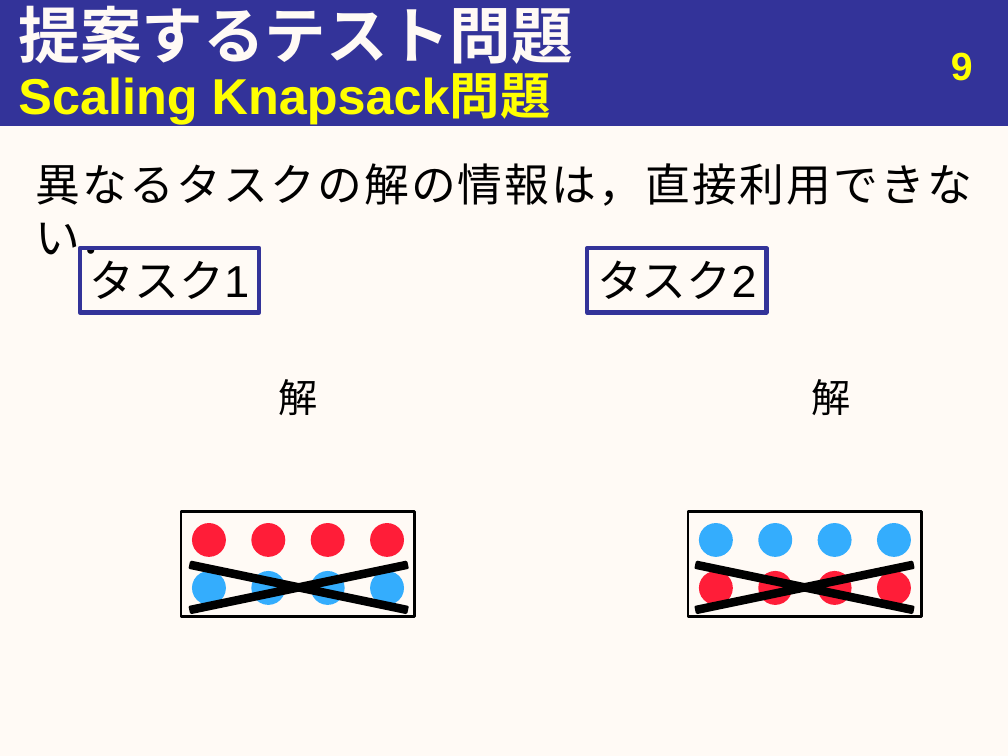
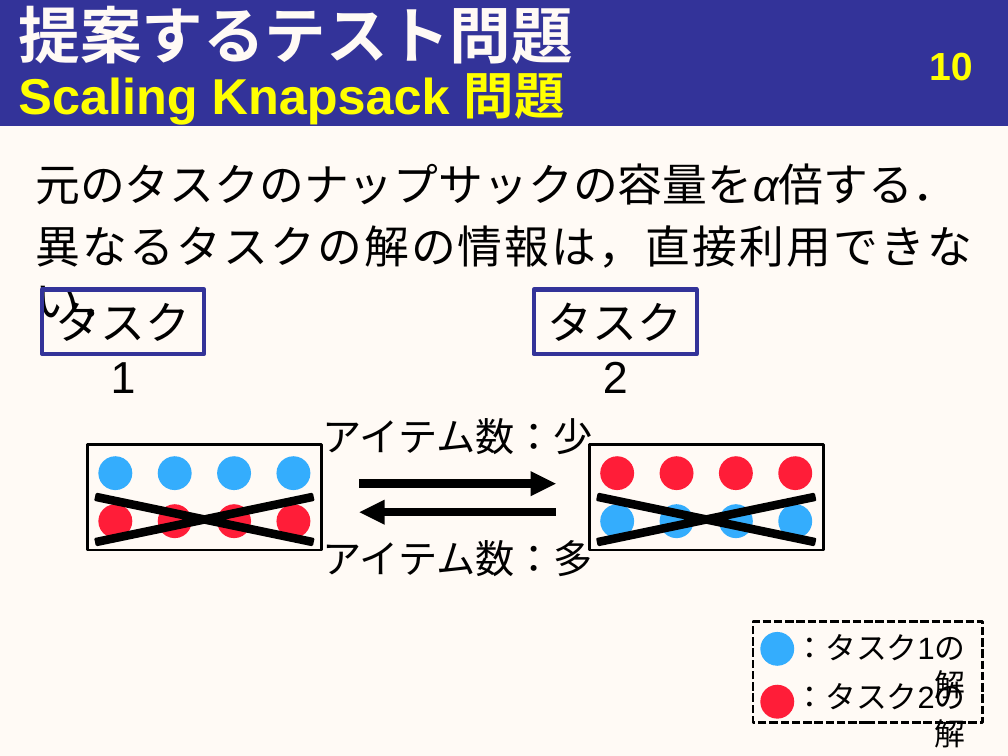
Before and after one commit to youle921/Slide-maintain, a slide deck: slide 11 of abstract/Slides/bachelor_thesis.pptx (slide 10 before the commit). Drawn at 1008x756 pixels with LibreOffice and Linux fonts; fonts in the diff are those of the drawing. Boxes give left, top, right and bottom in pixels: in the first picture for what was removed or moved away, otherwise in the second. Text is boxed around its words. In the diff, an @@ line names an element or a change of style, - is before the commit and + after.

```diff
--- a/abstract/Slides/bachelor_thesis.pptx
+++ b/abstract/Slides/bachelor_thesis.pptx
@@ page number at box(929, 52, 973, 81): text changed @@
-9
+10
@@ text at box(18, 63, 565, 127): spaces changed @@
-Scaling Knapsack問題
+Scaling Knapsack 問題
@@ text at box(35, 163, 958, 205): paragraph added @@
+元のタスクのナップサックの容量をα倍する．
@@ rectangle "タスク1": place and size @@
-rectangle "タスク1" at box(80, 248, 259, 312)
+rectangle "タスク1" at box(42, 289, 205, 354)
@@ rectangle "タスク2": place and size @@
-rectangle "タスク2" at box(587, 248, 766, 312)
+rectangle "タスク2" at box(534, 289, 698, 354)
@@ text removed at box(279, 379, 318, 415) @@
-解
@@ text removed at box(812, 379, 851, 415) @@
-解
@@ text added at box(323, 418, 593, 462), 28 pt, text #000000 @@
+アイテム数：少
@@ cross: place and size @@
-cross at box(91, 544, 506, 631)
+cross at box(0, 476, 412, 562)
@@ ellipse: place and size @@
-ellipse at box(370, 571, 404, 605)
+ellipse at box(99, 457, 133, 491)
@@ ellipse added at box(157, 457, 192, 491), fill #34ADFD @@
@@ cross: place and size @@
-cross at box(597, 544, 1008, 631)
+cross at box(498, 476, 913, 562)
@@ ellipse: place and size @@
-ellipse at box(877, 571, 911, 605)
+ellipse at box(600, 457, 634, 491)
@@ ellipse added at box(659, 457, 694, 491), fill #FF1D38 @@
@@ 4 ellipses, 1 rectangle: place and size @@
-4 ellipses, 1 rectangle at box(688, 511, 922, 617)
+4 ellipses, 1 rectangle at box(590, 445, 824, 550)
@@ fill #34ADFD to #FF1D38 in 4 elements at box(99, 504, 133, 538), box(157, 504, 192, 538), box(719, 457, 753, 491), box(778, 457, 812, 491) @@
@@ 4 ellipses, 1 rectangle: place and size @@
-4 ellipses, 1 rectangle at box(181, 511, 415, 617)
+4 ellipses, 1 rectangle at box(88, 445, 322, 550)
@@ ellipse: place and size @@
-ellipse at box(192, 523, 226, 557)
+ellipse at box(217, 504, 251, 538)
@@ ellipse: place and size @@
-ellipse at box(251, 523, 285, 557)
+ellipse at box(276, 504, 310, 538)
@@ arrow added from (360, 484) to (555, 484), #000000 6 pt @@
@@ fill #FF1D38 to #34ADFD in 4 elements at box(217, 457, 251, 491), box(276, 457, 310, 491), box(600, 504, 634, 538), box(659, 504, 694, 538) @@
@@ ellipse: place and size @@
-ellipse at box(699, 523, 733, 557)
+ellipse at box(719, 504, 753, 538)
@@ ellipse: place and size @@
-ellipse at box(758, 523, 792, 557)
+ellipse at box(778, 504, 812, 538)
@@ text added at box(323, 533, 593, 576), 28 pt, text #000000 @@
+アイテム数：多
@@ arrow added from (555, 512) to (360, 512), #000000 6 pt @@
@@ rectangle added at box(753, 622, 983, 723), outline #000000 2 pt dashed @@
@@ ellipse: place and size @@
-ellipse at box(310, 571, 345, 605)
+ellipse at box(760, 632, 794, 666)
@@ text added at box(795, 634, 966, 661), 22 pt, text #000000 @@
+：タスク1の解
@@ ellipse: place and size @@
-ellipse at box(817, 571, 852, 605)
+ellipse at box(760, 684, 794, 719)
@@ text added at box(795, 677, 966, 710), 22 pt, text #000000 @@
+：タスク2の解
```
Also in this commit, not shown: 14 other slides changed, 4 slides added, 2 slides removed, 9 other files.
